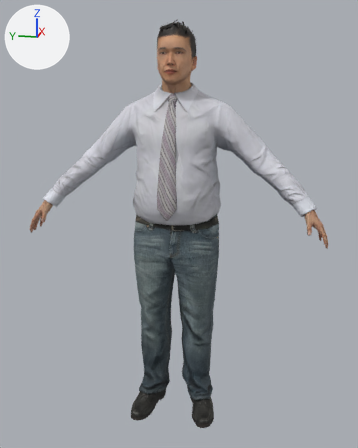
Renders of the glTF model Web/people/salaryman_07.glb from each side of a commit.
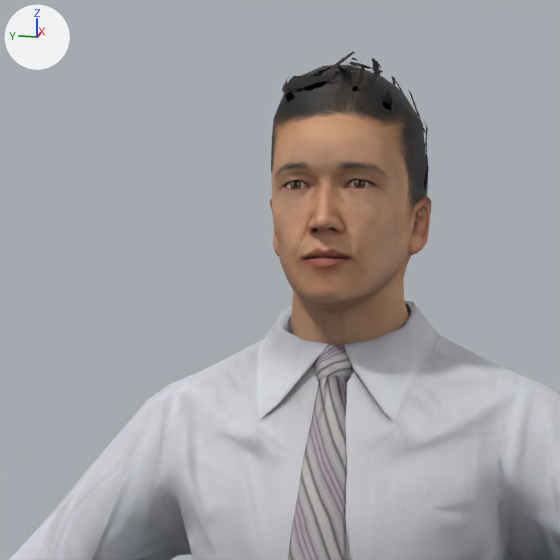
Old and new are each drawn whole from a camera (50 mm lens) standing at (-2.212, -0.453, 2.385) and looking at (-0.011, -0.013, 1.834) and again close up on the part from 25% to 64% of the width and 1% to 33% of the height. Lighting does not change. The marker at upper left points along +X, +Y and +Z. The older version's two pictures come first. Where no turn or scale is listed for an object, it has been applied to the vertices. Vertices at exactly the same position are counted once.

Script lines for the objects in view, before the commit:
```python
me_m018_hipoly_81_bones = bpy.data.meshes.new('m018_hipoly_81_bones')
me_m018_hipoly_81_bones.from_pydata(...)  # 3461 vertices, 6801 faces; spans x -0.21..0.14, y -0.67..0.67, z 0.0..1.82
# faces by material slot: [3698, 2994, 109]
me_m018_hipoly_81_bones.materials.append(mat_m018_body)
me_m018_hipoly_81_bones.materials.append(mat_graft_m008_head)
me_m018_hipoly_81_bones.materials.append(mat_graft_m008_opacity)
ob_m018_hipoly_81_bones = bpy.data.objects.new('m018_hipoly_81_bones', me_m018_hipoly_81_bones)
ob_m018_hipoly_81_bones.location = (0.0, 0.0, 0.895)
```
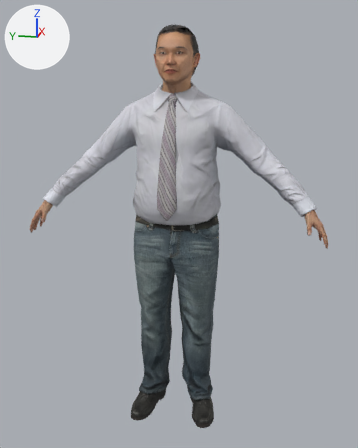
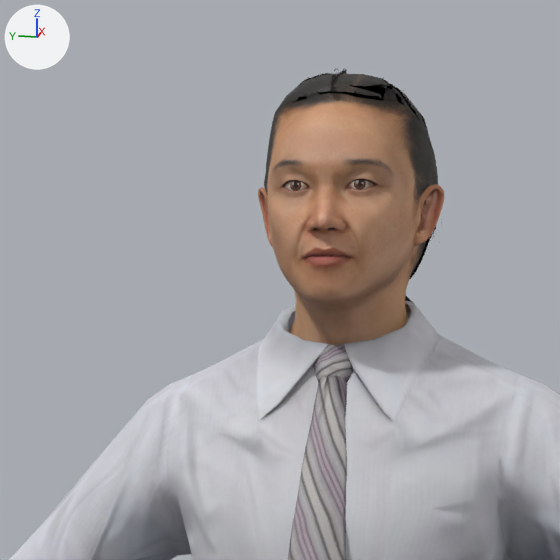
Location of each change, (x1, y1, x2, y2) in pixels of the close-ups (560 x 560 px; the box of a moved part takes in the faces that stretch with it):
'm018_hipoly_81_bones', reshaped: before (9, 52, 560, 560); after (9, 68, 560, 560)
part 1 of me_m018_hipoly_81_bones, added: after (349, 75, 420, 120)
part 2 of me_m018_hipoly_81_bones, moved or reshaped: before (270, 52, 431, 345); after (258, 68, 444, 345)
part 3 of me_m018_hipoly_81_bones, surface changed: (298, 110, 366, 179) in both

The change, as a list of edits to the scene's bpy script:
```text
Change me_m018_hipoly_81_bones:
    used by ob_m018_hipoly_81_bones; location = (0.0, 0.0, 0.895)
    remove me_m018_hipoly_81_bones.from_pydata(...)  # 3461 vertices, 6801 faces; spans x -0.21..0.14, y -0.67..0.67, z 0.0..1.82
    add me_m018_hipoly_81_bones.from_pydata(...)  # 3688 vertices, 7174 faces; spans x -0.21..0.17, y -0.67..0.67, z 0.0..1.82
    me_m018_hipoly_81_bones part 1: a new loose piece of 17 vertices spanning x -0.09..-0.01, y -0.08..-0.01, z 1.76..1.81, in mat_graft_m008_opacity
    me_m018_hipoly_81_bones part 2: 333 vertices moved from x -0.14..0.08, y -0.09..0.09, z 1.52..1.81 to x -0.14..0.1, y -0.09..0.1, z 1.51..1.8; 580 vertices removed from x -0.14..0.08, y -0.09..0.09, z 1.5..1.82; 790 vertices added at x -0.13..0.17, y -0.1..0.1, z 1.44..1.82
    me_m018_hipoly_81_bones part 3: 84 kept faces spanning x -0.12..0.1, y -0.09..0.1, z 1.57..1.8 get new texture (UV) coordinates
```
